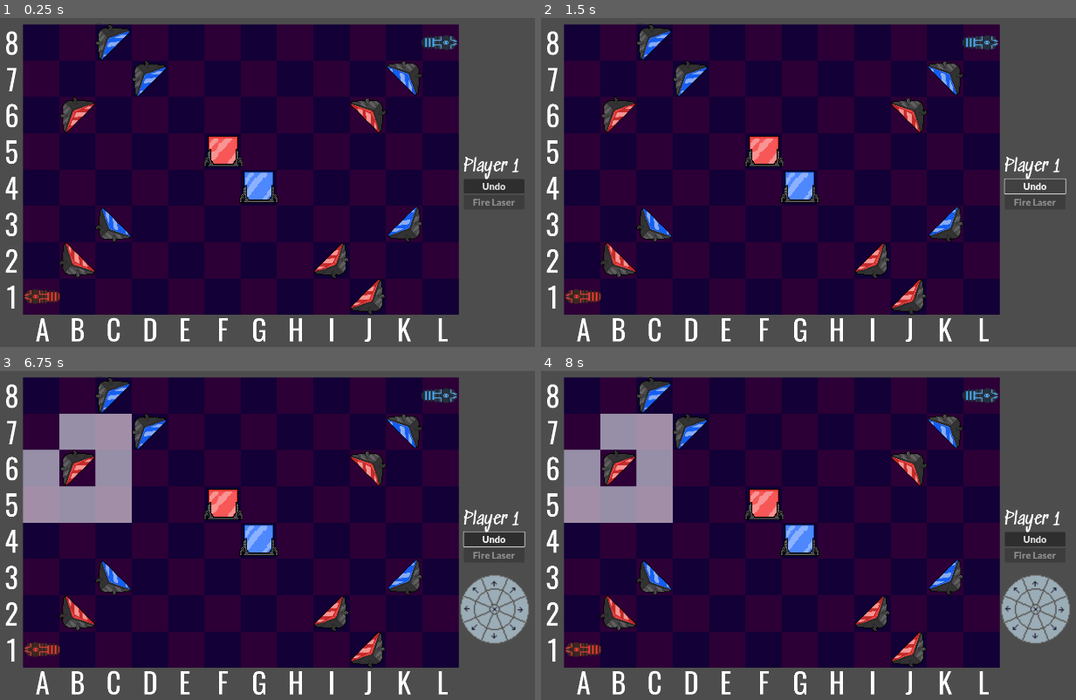
Above: before the commit, frames 1-4 (two rows, left to right).
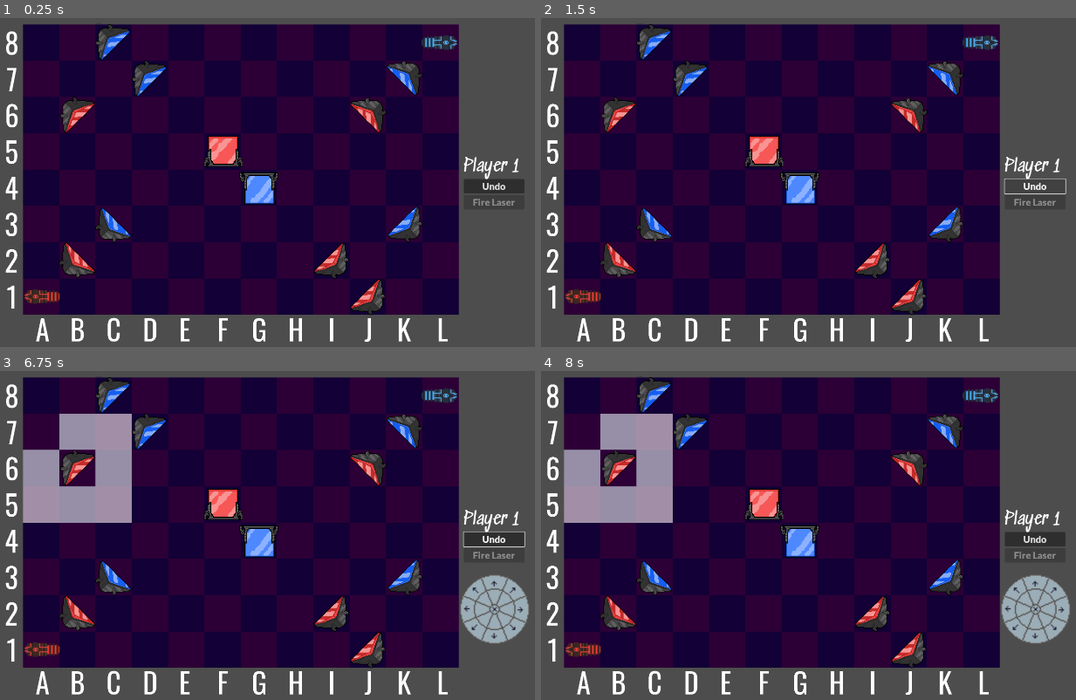
Above: after the commit, the same moments.

Repository: mzbrubak/Reflectix
Game: Godot game, scene res://Scenes/main.tscn
The game is run twice, just before and just after one commit, with the same random seed, the same clock (stepped at 60 frames per second) and the same inputs.
Inputs (mouse positions are in pixels of both pictures, inside the frame that each line leads up to):
- Up to frame 1 (0.25 s): no input
- Up to frame 2 (1.5 s): click "Undo" at 0.5 s; click "Undo" at 1.25 s
- Up to frame 3 (6.75 s): click "Undo" at 2 s; tap Enter at 2.75, 4.25, 5.75 s; move the mouse to (428, 522) at 2.77 s; click (428, 522) at 2.92 s; tap Space at 3.5, 5, 6.5 s; move the mouse to (139, 561) at 3.52 s; click (139, 561) at 3.67 s; move the mouse to (347, 453) at 4.27 s; click (347, 453) at 4.42 s; move the mouse to (240, 617) at 5.02 s; click (240, 617) at 5.17 s; move the mouse to (486, 598) at 5.77 s; click (486, 598) at 5.92 s; move the mouse to (69, 482) at 6.52 s; click (69, 482) at 6.67 s
- Up to frame 4 (8 s): click (1033, 607) at 7.25 s

The runs differ from the first frame. In frame 1, 0.5% of the frame differs, in the area x 44-53%, y 46-57%; in frame 2, 0.5%; in frame 3, 0.5%; in frame 4, 0.5%.

Commit message:
pieces have "set rotation from state" button
each piece has a Vector3i variable called "state" indicating the direction of the normal vector of the mirror.  given such a Vector3i state, the mirror's rotation can be set.  This will be used by the rotation control

Diff:
--- a/Scenes/RotationButton.gd
+++ b/Scenes/RotationButton.gd
@@ -1,9 +1,9 @@
 extends TextureButton
 @export var state=Vector3i(0,0,0)#indexes components in xyz, components should be +1,0,or 1
-
 # Called when the node enters the scene tree for the first time.
 func _ready():
-	pass # Replace with function body.
+	pass
+
 
 
 # Called every frame. 'delta' is the elapsed time since the previous frame.
--- a/Scenes/double_mirror.gd
+++ b/Scenes/double_mirror.gd
@@ -8,7 +8,8 @@
 
 # Called when the node enters the scene tree for the first time.
 func _ready():
-	pass # Replace with function body.
+	rotation=0
+	set_rotation_from_state(state)
 
 
 # Called every frame. 'delta' is the elapsed time since the previous frame.
@@ -31,3 +32,43 @@
 	is_player1 = false
 	$Rotation/Red.visible = false
 	$Rotation/Blue.visible = true
+
+func set_rotation_from_state(rotationstate):
+	match rotationstate:
+		#First the 2D states
+		Vector3i(-1,-1,0):
+			$Rotation.rotation=0
+		Vector3i(-1,0,0):
+			$Rotation.rotation=PI/4
+		Vector3i(-1,1,0):
+			$Rotation.rotation=PI/2
+		Vector3i(0,1,0):
+			$Rotation.rotation=3*PI/4
+		Vector3i(1,1,0):
+			$Rotation.rotation=PI
+		Vector3i(1,0,0):
+			$Rotation.rotation=5*PI/4
+		Vector3i(1,-1,0):
+			$Rotation.rotation=3*PI/2
+		Vector3i(0,-1,0):
+			$Rotation.rotation=7*PI/4
+		#Then the 3D states
+		Vector3i(-1,-1,1):
+			$Rotation.rotation=0
+		Vector3i(-1,0,1):
+			$Rotation.rotation=PI/4
+		Vector3i(-1,1,1):
+			$Rotation.rotation=PI/2
+		Vector3i(0,1,1):
+			$Rotation.rotation=3*PI/4
+		Vector3i(1,1,1):
+			$Rotation.rotation=PI
+		Vector3i(1,0,1):
+			$Rotation.rotation=5*PI/4
+		Vector3i(1,-1,1):
+			$Rotation.rotation=3*PI/2
+		Vector3i(0,-1,1):
+			$Rotation.rotation=7*PI/4
+		Vector3i(0,0,1):
+			pass#swap sprite
+			$Rotation.rotation=0
--- a/Scenes/laseremitter.gd
+++ b/Scenes/laseremitter.gd
@@ -9,7 +9,8 @@
 
 # Called when the node enters the scene tree for the first time.
 func _ready():
-	pass
+	rotation=0
+	set_rotation_from_state(state)
 
 # Called every frame. 'delta' is the elapsed time since the previous frame.
 func _process(_delta):
@@ -34,3 +35,45 @@
 	$Rotation/RedLaser.visible = false
 	#$Rotation/Blue.visible = true
 	#$Rotation/Body/Laser.mesh.material.albedo_color = Color(0,0,255,0)
+
+func set_rotation_from_state(rotationstate):
+	match rotationstate:
+		#First the 2D states
+		Vector3i(1,0,0):
+			$Rotation.rotation=0
+		Vector3i(1,-1,0):
+			$Rotation.rotation=PI/4
+		Vector3i(0,-1,0):
+			$Rotation.rotation=PI/2
+		Vector3i(-1,-1,0):
+			$Rotation.rotation=3*PI/4
+		Vector3i(-1,0,0):
+			$Rotation.rotation=PI
+		Vector3i(-1,1,0):
+			$Rotation.rotation=5*PI/2
+		Vector3i(0,1,0):
+			$Rotation.rotation=3*PI/2
+		Vector3i(1,1,0):
+			$Rotation.rotation=7*PI/2
+
+		#Then the 3D states
+
+		Vector3i(1,0,1):
+			$Rotation.rotation=0
+		Vector3i(1,-1,1):
+			$Rotation.rotation=PI/4
+		Vector3i(0,-1,1):
+			$Rotation.rotation=PI/2
+		Vector3i(-1,-1,1):
+			$Rotation.rotation=3*PI/4
+		Vector3i(-1,0,1):
+			$Rotation.rotation=PI
+		Vector3i(-1,1,1):
+			$Rotation.rotation=5*PI/2
+		Vector3i(0,1,1):
+			$Rotation.rotation=3*PI/2
+		Vector3i(1,1,1):
+			$Rotation.rotation=7*PI/2
+		Vector3i(0,0,1):
+			pass#swap sprite
+			$Rotation.rotation=0
--- a/Scenes/main.tscn
+++ b/Scenes/main.tscn
@@ -32,24 +32,30 @@
 [node name="1Mirror" parent="Player1Pieces" instance=ExtResource("2_6nsyl")]
 position = Vector2(50, 60)
 rotation = 1.5708
+state = Vector3i(-1, 1, 0)
 
 [node name="1Mirror2" parent="Player1Pieces" instance=ExtResource("2_6nsyl")]
 position = Vector2(50, -40)
+state = Vector3i(-1, -1, 0)
 
 [node name="1Mirror3" parent="Player1Pieces" instance=ExtResource("2_6nsyl")]
 position = Vector2(-110, -40)
 rotation = 4.71239
+state = Vector3i(1, -1, 0)
 
 [node name="1Mirror4" parent="Player1Pieces" instance=ExtResource("2_6nsyl")]
 position = Vector2(-110, 40)
 rotation = 3.14159
+state = Vector3i(1, 1, 0)
 
 [node name="1Mirror5" parent="Player1Pieces" instance=ExtResource("2_6nsyl")]
 position = Vector2(30, 40)
 rotation = 1.5708
+state = Vector3i(-1, 1, 0)
 
 [node name="1DoubleMirror" parent="Player1Pieces" instance=ExtResource("6_krj5m")]
 position = Vector2(-30, -20)
+state = Vector3i(-1, -1, 0)
 
 [node name="Player2Pieces" type="Node2D" parent="."]
 script = ExtResource("8_nj1uy")
@@ -57,6 +63,7 @@
 [node name="LaserEmitter" parent="Player2Pieces" instance=ExtResource("1_g7mjg")]
 position = Vector2(90, -80)
 rotation = 3.14159
+state = Vector3i(-1, 0, 0)
 
 [node name="Blue King" parent="Player2Pieces" instance=ExtResource("4_kfvhc")]
 visible = false
@@ -65,24 +72,30 @@
 [node name="Mirror" parent="Player2Pieces" instance=ExtResource("2_6nsyl")]
 position = Vector2(-90, -80)
 rotation = 4.71239
+state = Vector3i(1, -1, 0)
 
 [node name="Mirror2" parent="Player2Pieces" instance=ExtResource("2_6nsyl")]
 position = Vector2(-90, 20)
 rotation = 3.14159
+state = Vector3i(1, 1, 0)
 
 [node name="Mirror3" parent="Player2Pieces" instance=ExtResource("2_6nsyl")]
 position = Vector2(70, 20)
 rotation = 1.5708
+state = Vector3i(-1, 1, 0)
 
 [node name="Mirror4" parent="Player2Pieces" instance=ExtResource("2_6nsyl")]
 position = Vector2(70, -60)
+state = Vector3i(-1, -1, 0)
 
 [node name="Mirror5" parent="Player2Pieces" instance=ExtResource("2_6nsyl")]
 position = Vector2(-70, -60)
 rotation = 4.71239
+state = Vector3i(1, -1, 0)
 
 [node name="DoubleMirror" parent="Player2Pieces" instance=ExtResource("6_krj5m")]
 position = Vector2(-10, 0)
+state = Vector3i(1, 1, 0)
 
 [node name="UI" parent="." instance=ExtResource("5_ctrvt")]
 visible = false
--- a/Scenes/mirror.gd
+++ b/Scenes/mirror.gd
@@ -8,7 +8,7 @@
 
 # Called when the node enters the scene tree for the first time.
 func _ready():
-	pass # Replace with function body.
+	pass
 
 # Called every frame. 'delta' is the elapsed time since the previous frame.
 func _process(_delta):
@@ -41,3 +41,43 @@
 	is_player1 = false
 	$Rotation/Red.visible = false
 	$Rotation/Blue.visible = true
+
+func set_rotation_from_state(rotationstate):
+	match rotationstate:
+		#First the 2D states
+		Vector3i(-1,-1,0):
+			rotation=0
+		Vector3i(-1,0,0):
+			rotation=PI/4
+		Vector3i(-1,1,0):
+			rotation=PI/2
+		Vector3i(0,1,0):
+			rotation=3*PI/4
+		Vector3i(1,1,0):
+			rotation=PI
+		Vector3i(1,0,0):
+			rotation=5*PI/4
+		Vector3i(1,-1,0):
+			rotation=3*PI/2
+		Vector3i(0,-1,0):
+			rotation=7*PI/4
+		#Then the 3D states
+		Vector3i(-1,-1,1):
+			rotation=0
+		Vector3i(-1,0,1):
+			rotation=PI/4
+		Vector3i(-1,1,1):
+			rotation=PI/2
+		Vector3i(0,1,1):
+			rotation=3*PI/4
+		Vector3i(1,1,1):
+			rotation=PI
+		Vector3i(1,0,1):
+			rotation=5*PI/4
+		Vector3i(1,-1,1):
+			rotation=3*PI/2
+		Vector3i(0,-1,1):
+			rotation=7*PI/4
+		Vector3i(0,0,1):
+			pass#swap sprite
+			rotation=0
Not shown, added: Art Assets/New_Gun-Sheet.png.import
